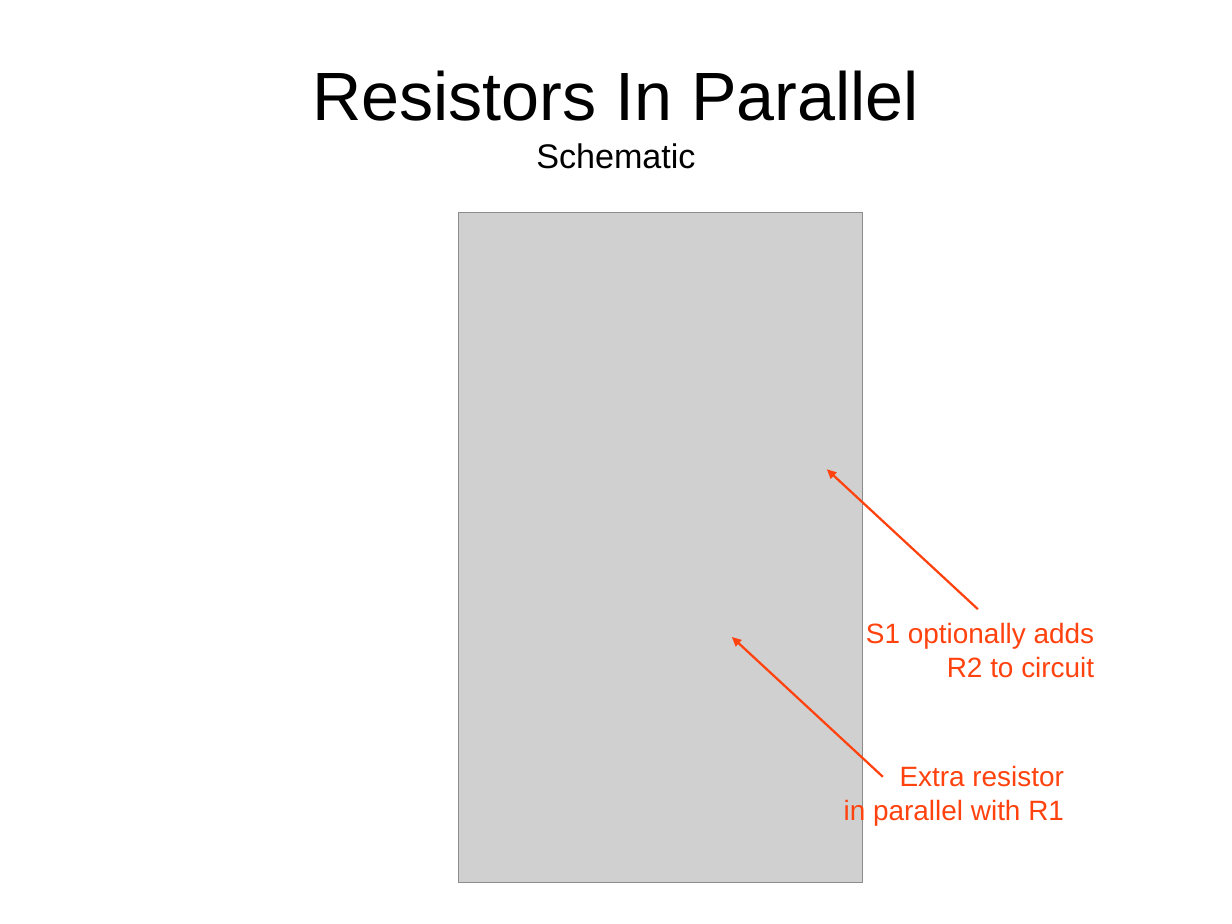
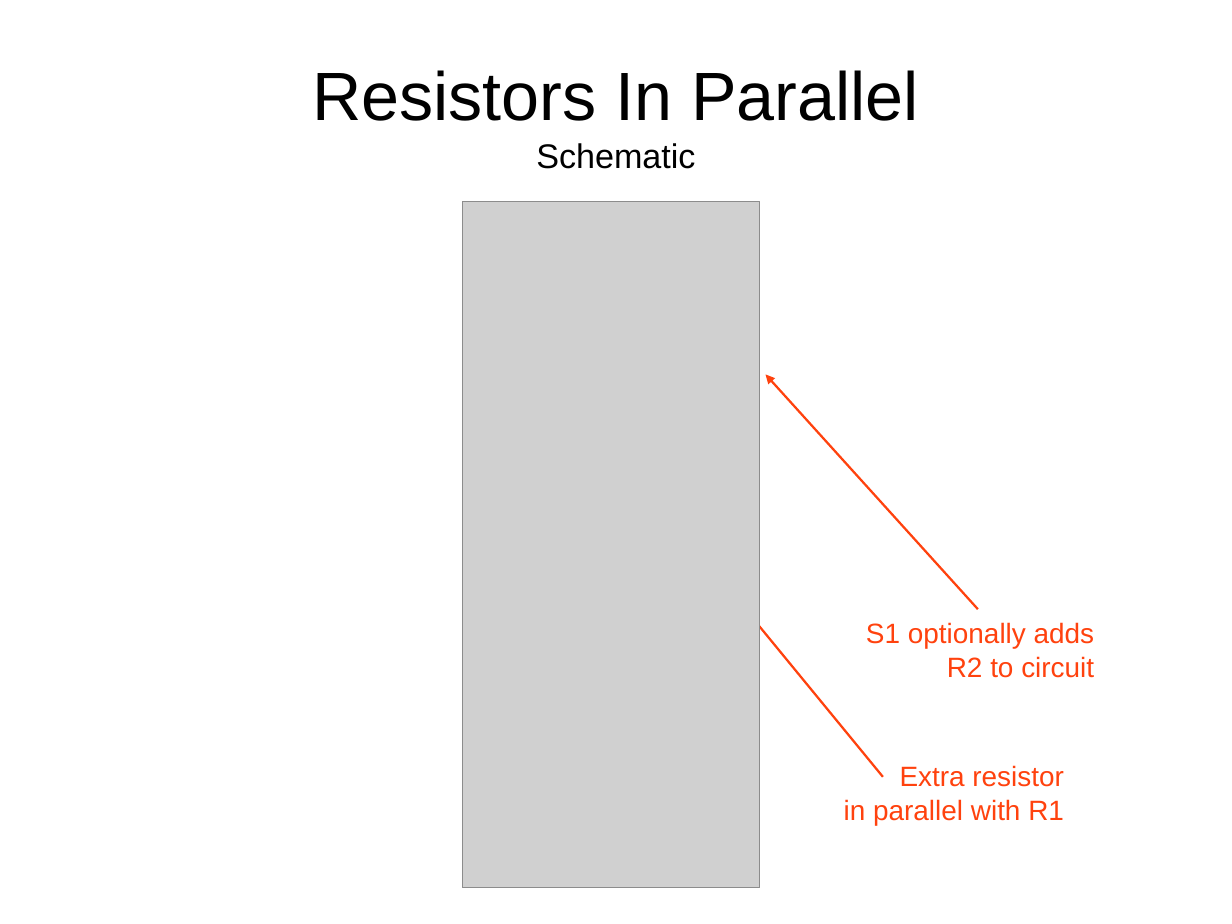
Before and after one commit to swarren/presentations, a slide deck: slide 27 of lcs-electronics-intro/lcs-electronics-intro.odp. Drawn at 1232x924 pixels with LibreOffice and Linux fonts; fonts in the diff are those of the drawing; grey boxes stand for pictures; background and template pictures are left out. Boxes give left, top, right and bottom in pixels: in the first picture for what was removed or moved away, otherwise in the second. Text is boxed around its words. In the diff, an @@ line names an element or a change of style, - is before the commit and + after.

Commit message:
lcs-electronics-intro: rendering fixes
- Redo schematic layout for all Fritzing diagrams; Fritzing appears to
  have forgotten all the previous layout I did!
- Re-export all Fritzing schematics to SVG and reimport those into the
  presentation. This mostly solves this missing rendering of LEDs in OOo.
  However, the light arrows from the LEDs still don't render with arrows.
- Fix inconsistent shade of yellow used in presentation popouts.

```diff
--- a/lcs-electronics-intro/lcs-electronics-intro.odp
+++ b/lcs-electronics-intro/lcs-electronics-intro.odp
@@ picture: place and size @@
-picture at [458, 212, 863, 883]
+picture at [463, 201, 760, 888]
@@ arrow moved from (978, 609) - (827, 470) to (978, 609) - (766, 375) @@
@@ arrow moved from (883, 777) - (732, 637) to (883, 777) - (704, 559) @@
```
Also in this commit, not shown: 23 other slides changed, 17 other files.
